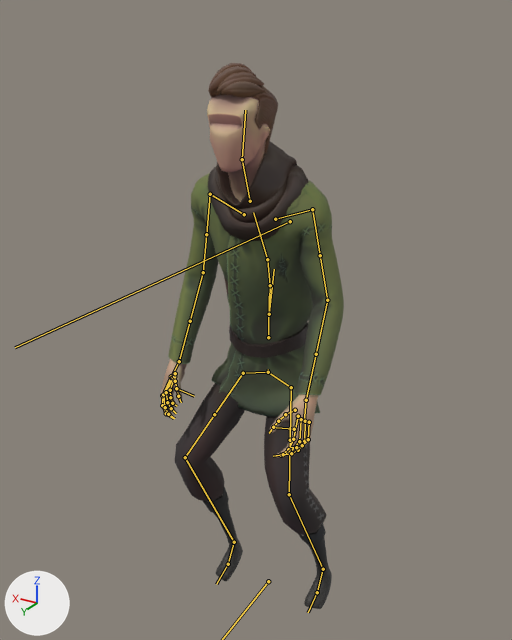
Before and after pictures for a commit that changed the FBX model Victor/Character Animation/ThirdPerson/Exports/anim_PlayCh_Landing.fbx.
Rendered twice from a 50 mm lens placed at (-0.944, 1.658, 1.805), pointed at (0.015, 0.059, 1.006). Lighting does not change. The marker at lower left points along +X, +Y and +Z. Both versions are drawn at frame 16 of the action 'Scene'; the numbers are the values there. The bones that bend it are drawn over the model as lines.

In view in the first picture: 'mc_body.001', 'mc_clothing.003', 'mc_clothing.004'.
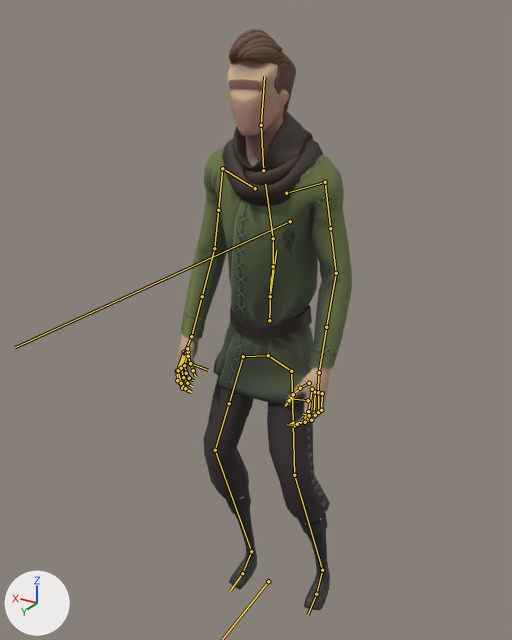
Location of each change, [x1, y1, x2, y2] in pixels of the pictures (512 x 640 px):
'mc_clothing.003', posed (7% taller)
    before: [168, 142, 344, 417]
    after: [181, 112, 352, 405]
'mc_clothing.004', posed (19% narrower)
    before: [175, 383, 332, 609]
    after: [203, 375, 330, 610]
'mc_body.001', posed
    before: [160, 63, 319, 458]
    after: [175, 29, 331, 427]
bone 'CTRL_COG.001', root to tip
    before: (269, 314) to (269, 311)
    after: (270, 296) to (270, 293)
bone 'CTRL_Hips.001', root to tip
    before: (269, 314) to (274, 269)
    after: (270, 296) to (276, 250)
bone 'DEF_thigh.L.001', root to tip
    before: (291, 387) to (290, 440)
    after: (291, 371) to (293, 423)
bone 'DEF_Shin.L.001', root to tip
    before: (289, 494) to (323, 569)
    after: (294, 475) to (322, 570)
bone 'DEF_Toes.L.001', root to tip
    before: (317, 592) to (308, 612)
    after: (316, 594) to (308, 614)
bone 'DEF_thigh.R.001', root to tip
    before: (243, 373) to (214, 414)
    after: (243, 356) to (229, 403)
bone 'DEF_Shin.R.001', root to tip
    before: (185, 457) to (234, 542)
    after: (215, 450) to (251, 551)
bone 'DEF_foot.R.001', root to tip
    before: (234, 542) to (228, 564)
    after: (251, 551) to (242, 573)
bone 'DEF_Toes.R.001', root to tip
    before: (228, 564) to (216, 584)
    after: (242, 573) to (230, 591)
bone 'DEF_Spine.002', root to tip
    before: (269, 314) to (270, 285)
    after: (270, 296) to (273, 266)
bone 'DEF_Spine.003', root to tip
    before: (270, 285) to (267, 259)
    after: (273, 266) to (273, 238)
bone 'DEF_Spine.004', root to tip
    before: (267, 259) to (253, 212)
    after: (273, 238) to (265, 184)
bone 'DEF_Head.001', root to tip
    before: (242, 159) to (245, 110)
    after: (261, 125) to (264, 76)
bone 'DEF_Bicep.L.001', root to tip
    before: (312, 209) to (320, 255)
    after: (325, 182) to (330, 228)
bone 'DEF_ForeArm.L.001', root to tip
    before: (327, 300) to (316, 354)
    after: (336, 273) to (326, 327)
bone 'DEF_Index.L.002', root to tip
    before: (293, 439) to (288, 449)
    after: (308, 411) to (303, 421)
bone 'DEF_Middle.L.002', root to tip
    before: (299, 441) to (290, 452)
    after: (314, 413) to (304, 422)
bone 'DEF_Ring.L.002', root to tip
    before: (304, 441) to (298, 450)
    after: (318, 412) to (311, 420)
bone 'DEF_Pinky.L.002', root to tip
    before: (308, 439) to (302, 445)
    after: (321, 410) to (315, 415)
bone 'DEF_Bicep.R.001', root to tip
    before: (210, 194) to (206, 234)
    after: (222, 168) to (218, 210)
bone 'DEF_ForeArm.R.001', root to tip
    before: (203, 272) to (190, 321)
    after: (214, 248) to (202, 296)
bone 'DEF_Hand.R.001', root to tip
    before: (179, 361) to (170, 378)
    after: (191, 336) to (184, 354)

What the commit changed:
Bone 'CTRL_COG.001' (bone_ctrl_cog_001) moves from (0.0, -0.088, -0.011) to (0.0, -0.035, -0.004).
Bone 'CTRL_COG.001' (bone_ctrl_cog_001) turns from (-1, 0, 0) to (0, 0, 0) degrees about its own x, y and z.
Bone 'CTRL_Hips.001' (bone_ctrl_hips_001) turns from (0, 0, 1) to (0, 0, 2) degrees about its own x, y and z.
Bone 'DEF_thigh.L.001' (bone_def_thigh_l_001) turns from (-33, 0, -15) to (-19, 1, -12) degrees about its own x, y and z.
Bone 'DEF_Shin.L.001' (bone_def_shin_l_001) turns from (49, -5, 11) to (29, -2, 7) degrees about its own x, y and z.
Bone 'DEF_Toes.L.001' (bone_def_toes_l_001) turns from (-15, 0, 3) to (-7, 0, 1) degrees about its own x, y and z.
Bone 'DEF_thigh.R.001' (bone_def_thigh_r_001) turns from (-47, 3, 11) to (-23, 1, 2) degrees about its own x, y and z.
Bone 'DEF_Shin.R.001' (bone_def_shin_r_001) turns from (62, 8, -13) to (30, 2, -8) degrees about its own x, y and z.
Bone 'DEF_foot.R.001' (bone_def_foot_r_001) turns from (8, -1, 4) to (-2, -2, 4) degrees about its own x, y and z.
Bone 'DEF_Toes.R.001' (bone_def_toes_r_001) turns from (-14, 0, -3) to (-6, 0, -1) degrees about its own x, y and z.
Bone 'DEF_Spine.002' (bone_def_spine_002) moves from (0.0, -0.089, 0.007) to (0.0, -0.035, 0.003).
Bone 'DEF_Spine.002' (bone_def_spine_002) turns from (-9, 0, 1) to (-4, 0, 1) degrees about its own x, y and z.
Bone 'DEF_Spine.003' (bone_def_spine_003) turns from (-10, 0, -1) to (-6, 0, -1) degrees about its own x, y and z.
Bone 'DEF_Spine.004' (bone_def_spine_004) turns from (-10, 0, 0) to (-8, 0, 0) degrees about its own x, y and z.
Bone 'DEF_Head.001' (bone_def_head_001) turns from (36, 0, -1) to (24, 0, -1) degrees about its own x, y and z.
Bone 'DEF_Bicep.L.001' (bone_def_bicep_l_001) turns from (-24, -2, 56) to (-15, -1, 59) degrees about its own x, y and z.
Bone 'DEF_ForeArm.L.001' (bone_def_forearm_l_001) turns from (-7, 0, 0) to (1, 0, 0) degrees about its own x, y and z.
Bone 'DEF_Index.L.002' (bone_def_index_l_002) turns from (-5, 0, 0) to (-11, 0, 0) degrees about its own x, y and z.
Bone 'DEF_Middle.L.002' (bone_def_middle_l_002) turns from (-24, 0, 0) to (-28, 0, 0) degrees about its own x, y and z.
Bone 'DEF_Ring.L.002' (bone_def_ring_l_002) turns from (-31, 0, 0) to (-35, 0, 0) degrees about its own x, y and z.
Bone 'DEF_Pinky.L.002' (bone_def_pinky_l_002) turns from (-43, 0, 0) to (-50, 0, 0) degrees about its own x, y and z.
Bone 'DEF_Bicep.R.001' (bone_def_bicep_r_001) turns from (-22, -1, -58) to (-13, -1, -61) degrees about its own x, y and z.
Bone 'DEF_ForeArm.R.001' (bone_def_forearm_r_001) turns from (-2, 0, 0) to (3, 0, 0) degrees about its own x, y and z.
Bone 'DEF_Hand.R.001' (bone_def_hand_r_001) turns from (-5, -8, 22) to (-5, -8, 19) degrees about its own x, y and z.
